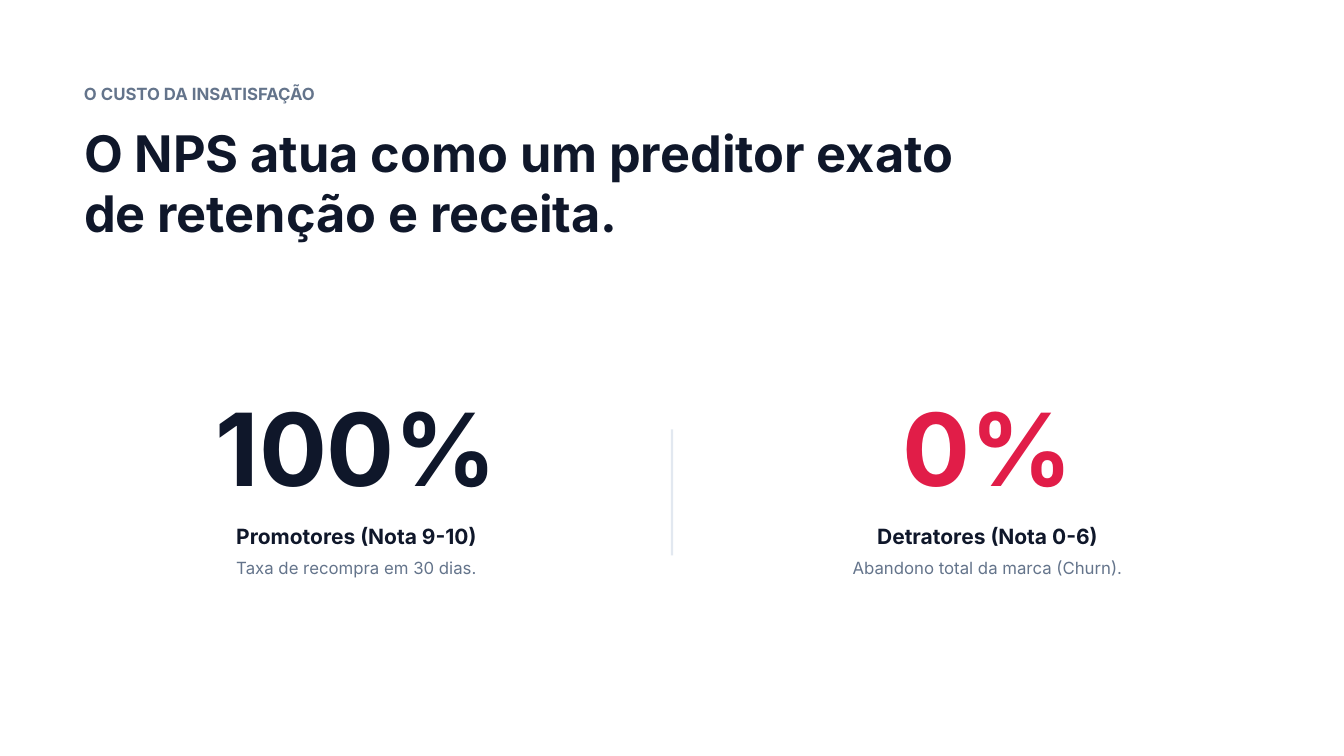
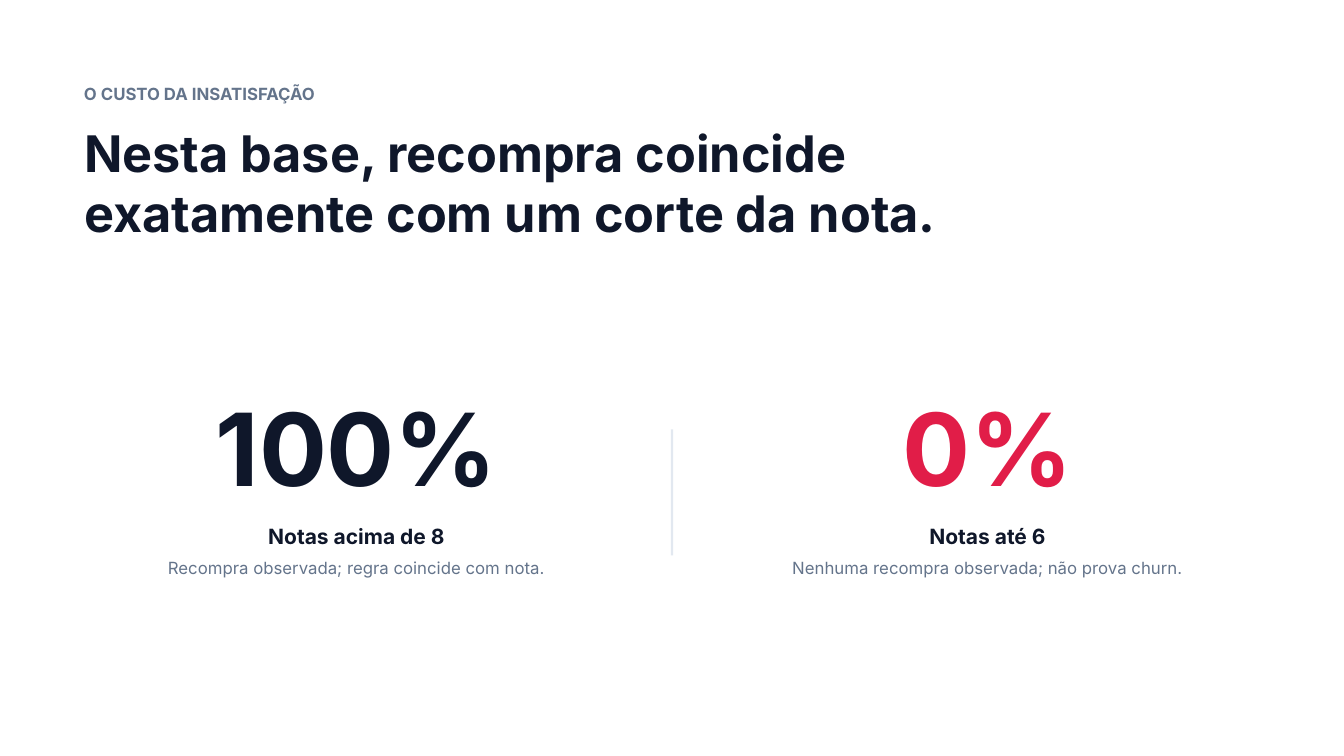
Before and after one commit to Caetanodassis/tech-challenge-fase1-nps-preditivo, a slide deck: slide 3 of apresentacao/Estratégia Proativa de NPS.pptx. Drawn at 1344x756 pixels with LibreOffice and Linux fonts; fonts in the diff are those of the drawing. Boxes give left, top, right and bottom in pixels: in the first picture for what was removed or moved away, otherwise in the second. Text is boxed around its words. In the diff, an @@ line names an element or a change of style, - is before the commit and + after.

```diff
--- a/apresentacao/Estratégia Proativa de NPS.pptx
+++ b/apresentacao/Estratégia Proativa de NPS.pptx
@@ text at box(84, 133, 936, 233): text changed @@
-O NPS atua como um preditor exato de retenção e receita.
+Nesta base, recompra coincide exatamente com um corte da nota.
@@ text at box(268, 528, 445, 545): text changed @@
-Promotores (Nota 9-10)
+Notas acima de 8
@@ text at box(929, 528, 1046, 545): text changed @@
-Detratores (Nota 0-6)
+Notas até 6
@@ text at box(168, 561, 545, 578): text changed @@
-Taxa de recompra em 30 dias.
+Recompra observada; regra coincide com nota.
@@ text at box(792, 561, 1182, 578): text changed @@
-Abandono total da marca (Churn).
+Nenhuma recompra observada; não prova churn.
```
Also in this commit, not shown: 5 other slides changed, 1 slide added, 1 slide removed, 4 other files.
